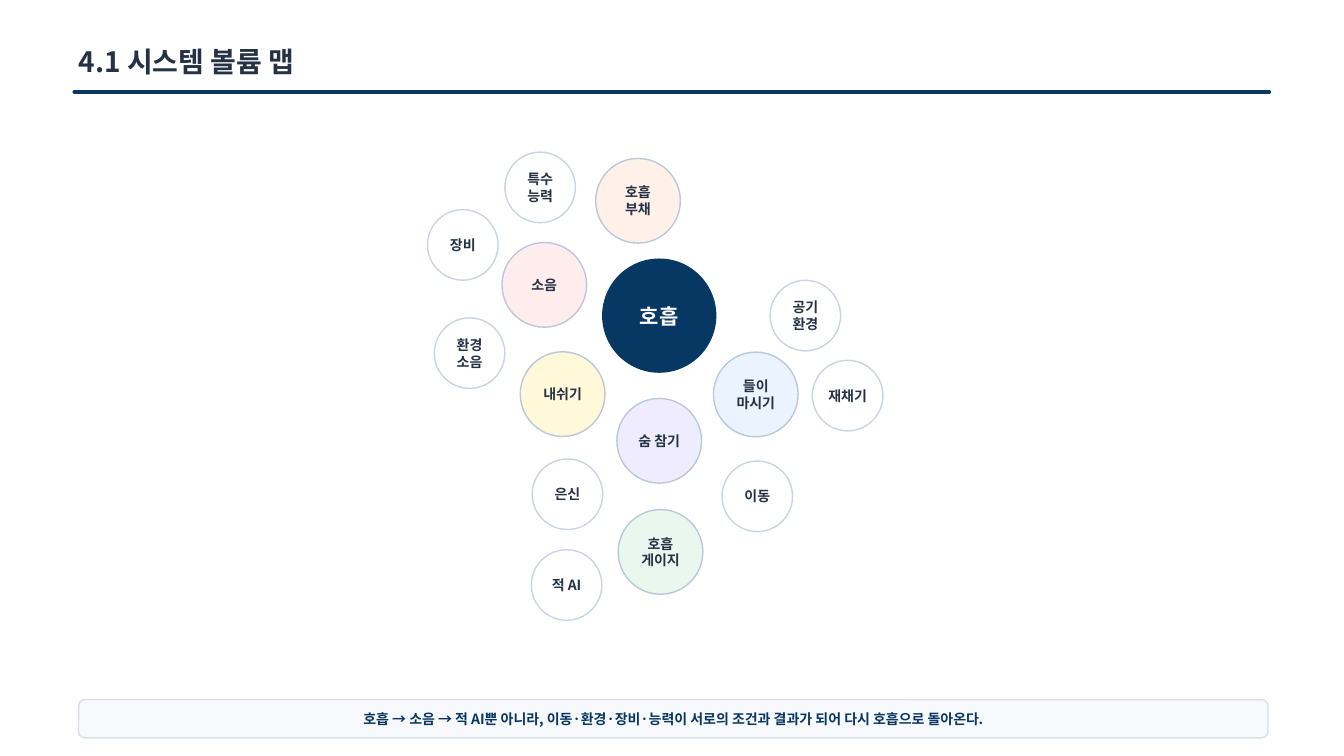
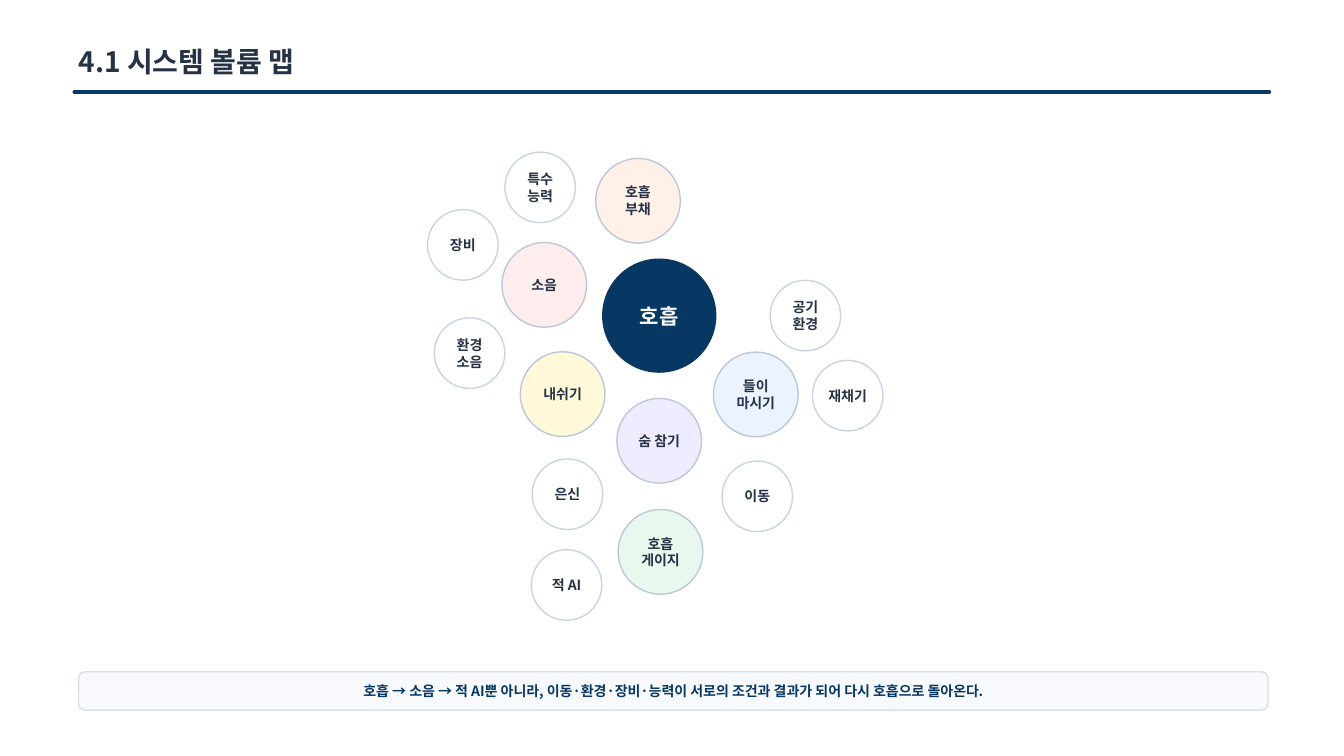
Before and after one commit to ysooj/Gihoek_8, a slide deck: slide 7 of 호흡 시스템 문서.pptx (slide 5 before the commit). Drawn at 1344x756 pixels with LibreOffice and Linux fonts; fonts in the diff are those of the drawing. Boxes give left, top, right and bottom in pixels: in the first picture for what was removed or moved away, otherwise in the second. Text is boxed around its words. In the diff, an @@ line names an element or a change of style, - is before the commit and + after.

```diff
--- a/호흡 시스템 문서.pptx
+++ b/호흡 시스템 문서.pptx
@@ rounded rectangle "호흡 → 소음 → 적 ...": place and size @@
-rounded rectangle "호흡 → 소음 → 적 ..." at [79,700,1268,738]
+rounded rectangle "호흡 → 소음 → 적 ..." at [79,671,1268,710]
```
Also in this commit, not shown: 4 other slides changed, 2 slides added, 4 other files.
